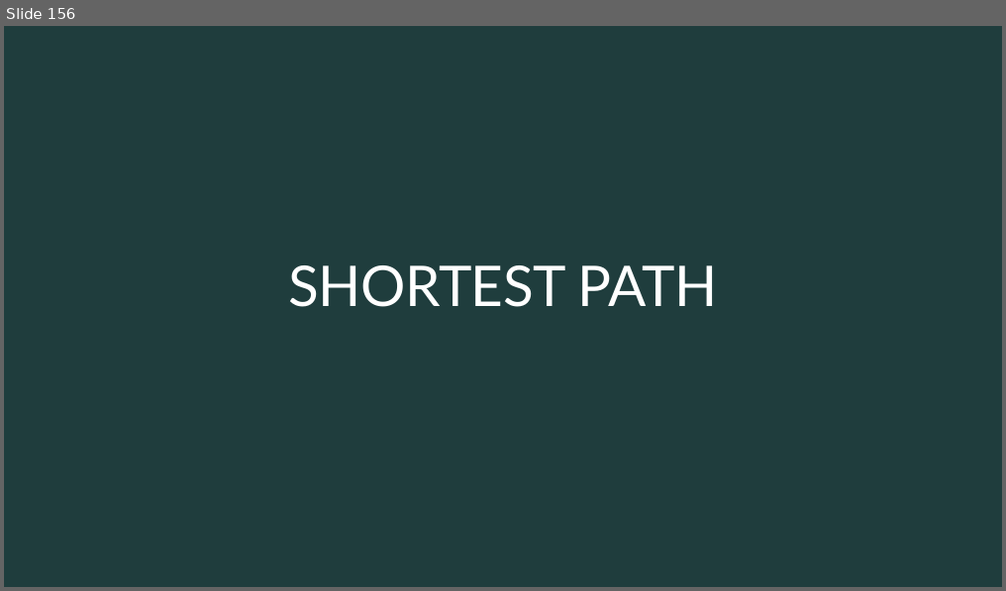
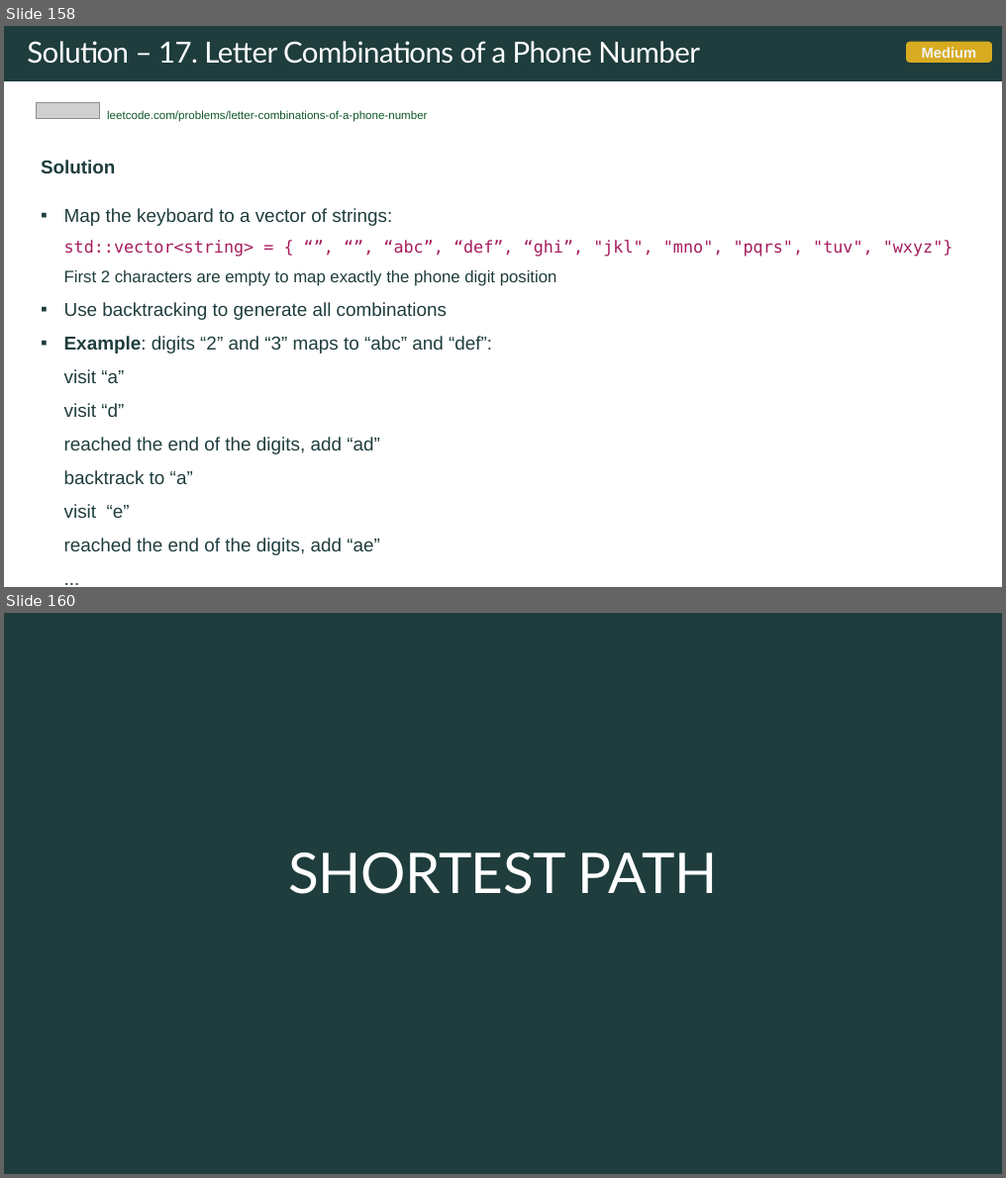
Before and after one commit to rfdavid/coding-interview-handbook-cpp, a slide deck: Algorithm and problem Solving Cheatsheet.pptm. Shown one above the other, each under a label of ours: slide 156 before the commit, slides 158 and 160 after it; the slides between them are not shown. The pictures are 1006x591 and 1006x1178 pixels, drawn with LibreOffice and Linux fonts; fonts in the diff are those of the drawing; grey boxes stand for pictures. Boxes give left, top, right and bottom in pixels: in the first picture for what was removed or moved away, otherwise in the second. Text is boxed around its words. In the diff, an @@ line names an element or a change of style, - is before the commit and + after.

Commit message:
added more problems

```diff
--- a/Algorithm and problem Solving Cheatsheet.pptm
+++ b/Algorithm and problem Solving Cheatsheet.pptm
@@ slide 158 added at [4, 26, 1002, 587], background #FFFFFF @@
@@ rectangle added at [4, 26, 1002, 81], fill #1F3D3D @@
@@ title added at [27, 41, 700, 64], 28 pt, text #FFFFFF @@
+Solution – 17. Letter Combinations of a Phone Number
@@ rounded rectangle added at [906, 42, 992, 63], fill #E2B120 at 95% opacity, 14 pt, text #F0F3F3, bold @@
+Medium
@@ picture added at [37, 102, 100, 119] @@
@@ text added at [107, 110, 427, 122], 11 pt, text #0F5829 @@
+leetcode.com/problems/letter-combinations-of-a-phone-number
@@ text added at [41, 160, 953, 556], 18 pt, text #1F3D3D @@
+Solution
+▪ Map the keyboard to a vector of strings:
+  std::vector<string> = { “”, “”, “abc”, “def”, “ghi”, "jkl", "mno", "pqrs", "tuv", "wxyz"}
+  First 2 characters are empty to map exactly the phone digit position
+▪ Use backtracking to generate all combinations
+▪ Example: digits “2” and “3” maps to “abc” and “def”:
+  visit “a”
+  visit “d”
+  reached the end of the digits, add “ad”
+  backtrack to “a”
+  visit “e”
+  reached the end of the digits, add “ae”
+  ...
@@ what was slide 156 is now slide 160 @@
```
Also in this commit, not shown: 9 slides changed, 3 other slides added, 14 other files.
